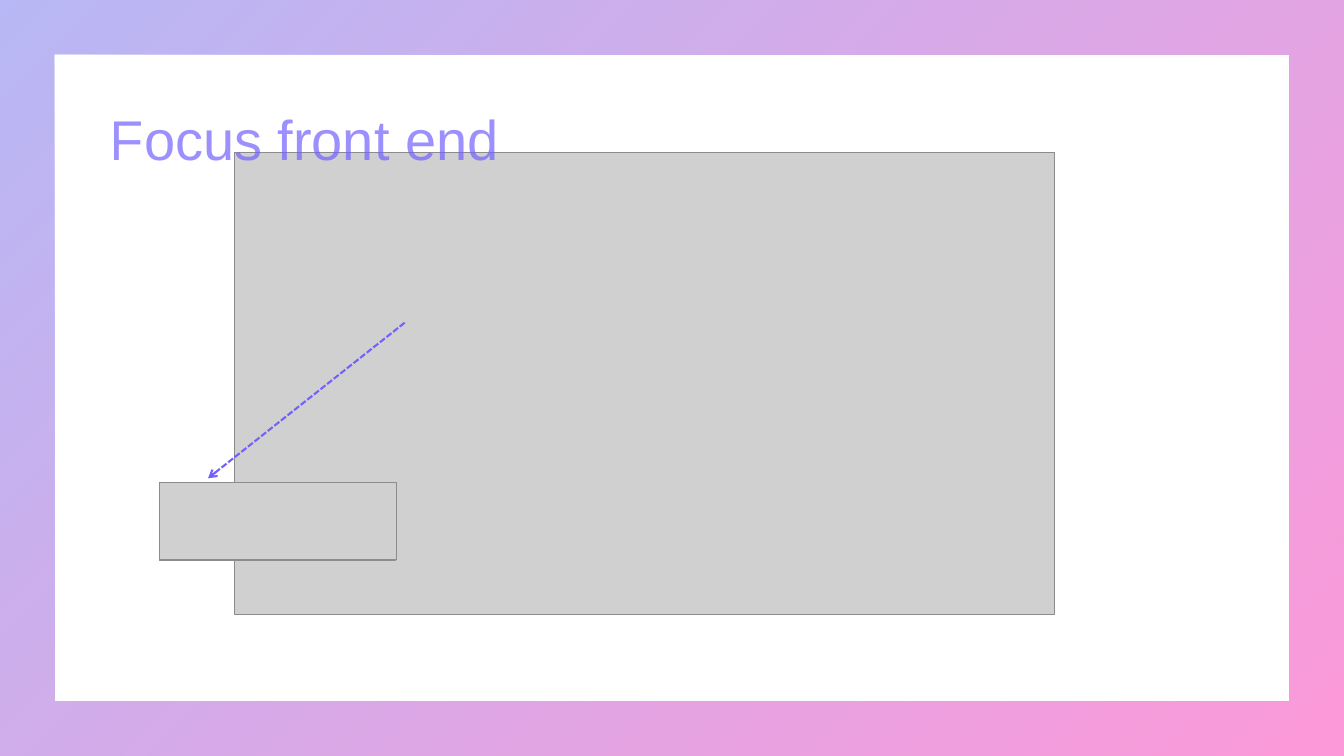
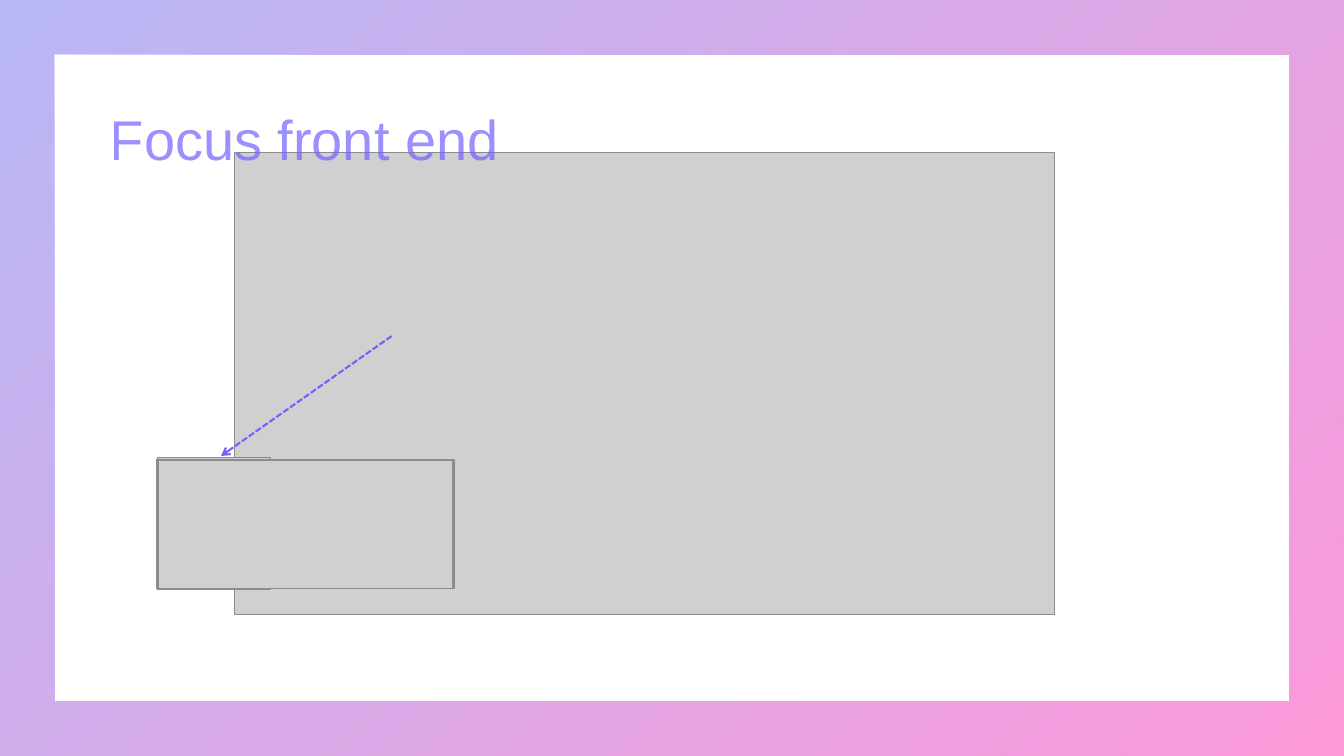
Before and after one commit to mapette/sos_immo_backend, a slide deck: slide 6 of doc/présentation V3.pptx. Drawn at 1344x756 pixels with LibreOffice and Linux fonts; fonts in the diff are those of the drawing; grey boxes stand for pictures. Boxes give left, top, right and bottom in pixels: in the first picture for what was removed or moved away, otherwise in the second. Text is boxed around its words. In the diff, an @@ line names an element or a change of style, - is before the commit and + after.

```diff
--- a/doc/présentation V3.pptx
+++ b/doc/présentation V3.pptx
@@ arrow moved from (404, 323) - (208, 479) to (392, 336) - (221, 456) @@
@@ picture added at (156,460,455,589) @@
@@ picture added at (157,458,270,590) @@
@@ picture added at (158,460,454,588) @@
@@ picture removed at (159,484,395,561) @@
@@ picture removed at (159,482,396,560) @@
@@ picture removed at (162,485,251,559) @@
```
Also in this commit, not shown: 2 other slides changed.
